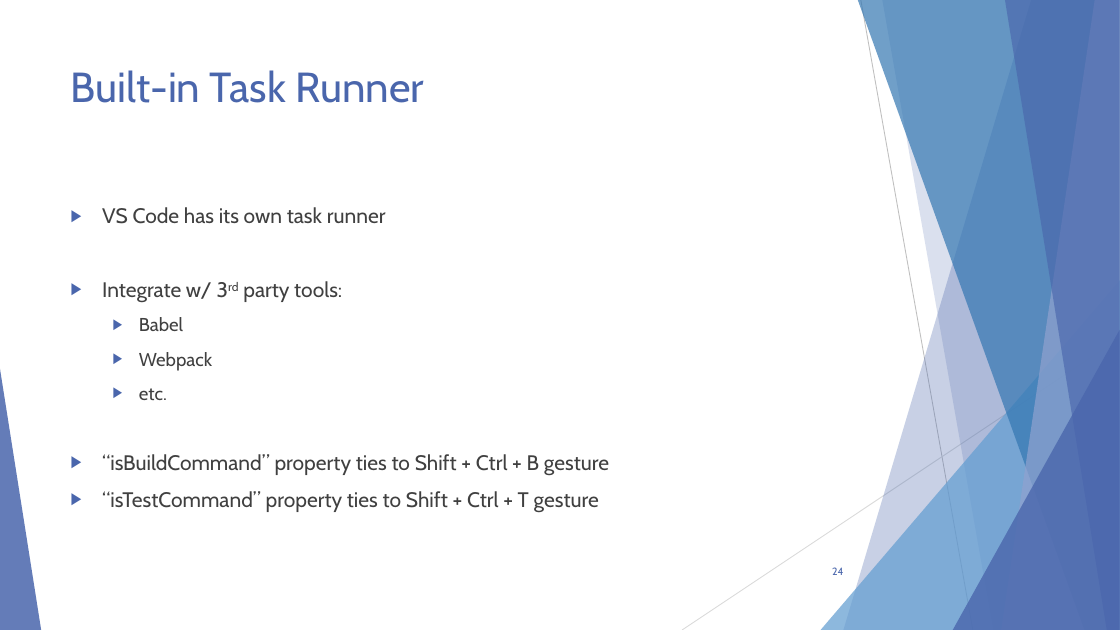
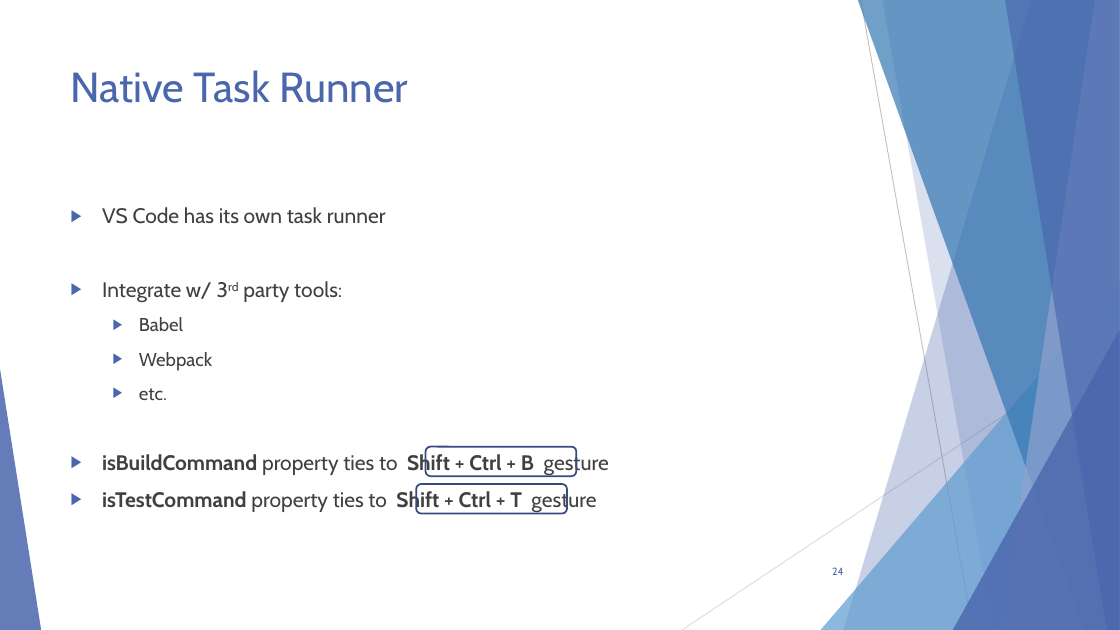
Before and after one commit to scottaddie/slide-decks, a slide deck: slide 24 of Intro to JavaScript Tooling in VS Code - MKEJS.pptx. Drawn at 1120x630 pixels with LibreOffice and Linux fonts; fonts in the diff are those of the drawing. Boxes give left, top, right and bottom in pixels: in the first picture for what was removed or moved away, otherwise in the second. Text is boxed around its words. In the diff, an @@ line names an element or a change of style, - is before the commit and + after.

Commit message:
Update native task runner slide

```diff
--- a/Intro to JavaScript Tooling in VS Code - MKEJS.pptx
+++ b/Intro to JavaScript Tooling in VS Code - MKEJS.pptx
@@ title at box(71, 70, 408, 103): text changed @@
-Built-in Task Runner
+Native Task Runner
@@ rounded rectangle added at box(426, 447, 576, 476), outline #374B7F 1.5 pt @@
@@ text at box(102, 452, 609, 513): text changed; bold on @@
-▶ “isBuildCommand” property ties to Shift + Ctrl + B gesture
-▶ “isTestCommand” property ties to Shift + Ctrl + T gesture
+▶ isBuildCommand property ties to Shift + Ctrl + B gesture
+▶ isTestCommand property ties to Shift + Ctrl + T gesture
@@ rounded rectangle added at box(416, 484, 566, 513), outline #374B7F 1.5 pt @@
```
Also in this commit, not shown: 6 other slides changed.
